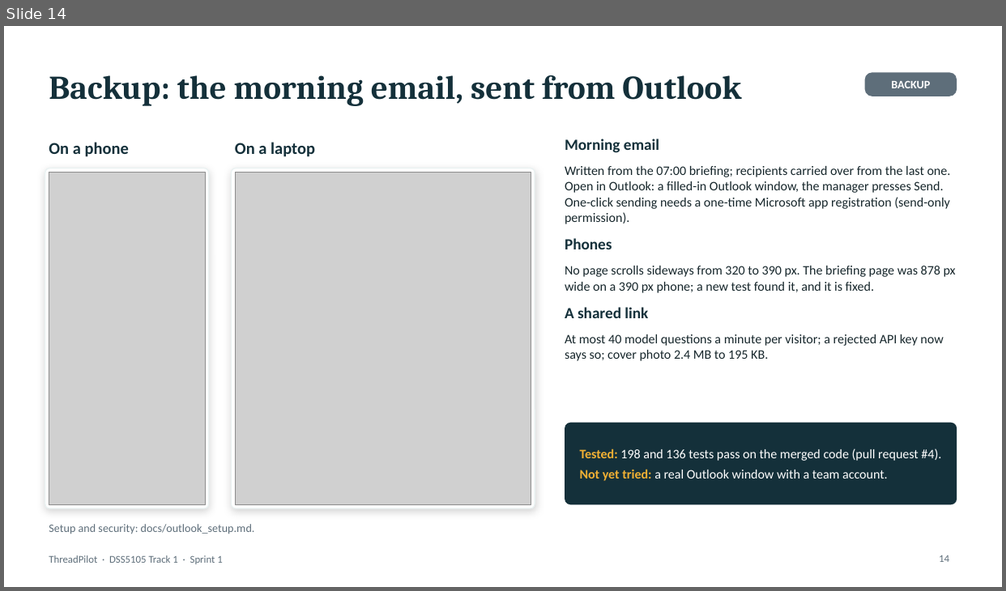
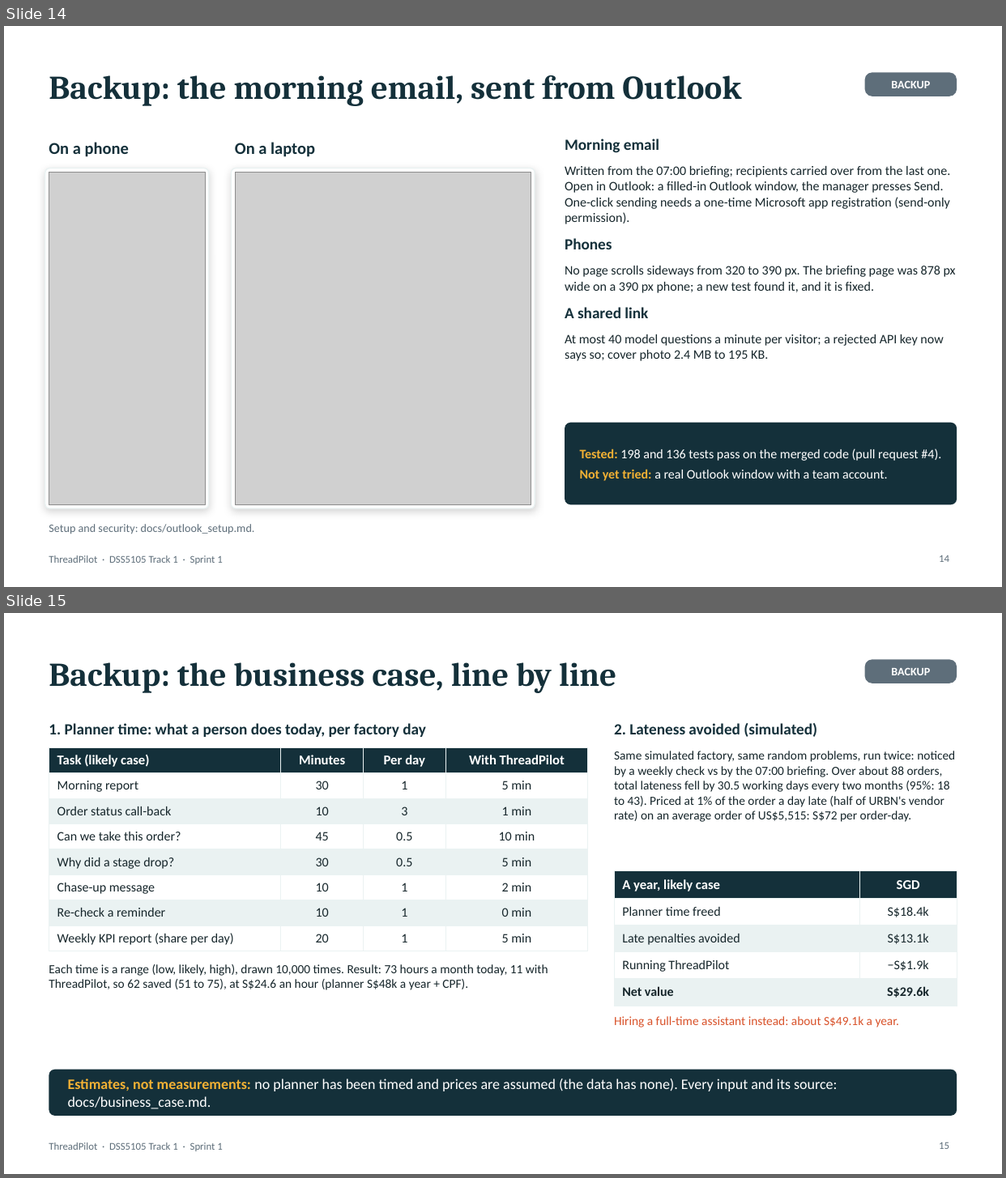
Before and after one commit to footoonming/DSS5105_fork, a slide deck: threadpilot/docs/presentation/Presentation_GroupNN_Sprint1.pptx. Shown one above the other, each under a label of ours: slide 14 before the commit, slides 14 and 15 after it. The pictures are 1006x591 and 1006x1178 pixels, drawn with LibreOffice and Linux fonts; fonts in the diff are those of the drawing; grey boxes stand for pictures. Boxes give left, top, right and bottom in pixels: in the first picture for what was removed or moved away, otherwise in the second. Text is boxed around its words. In the diff, an @@ line names an element or a change of style, - is before the commit and + after.

```diff
--- a/threadpilot/docs/presentation/Presentation_GroupNN_Sprint1.pptx
+++ b/threadpilot/docs/presentation/Presentation_GroupNN_Sprint1.pptx
@@ slide 15 added at (4, 613, 1002, 1174), background #FFFFFF; not listed: 1 template element that a slide beside it also shows @@
@@ rounded rectangle added at (865, 659, 957, 683), fill #5E6E7A, 11 pt, text #FFFFFF, bold @@
+BACKUP
@@ title added at (49, 662, 616, 693), 32 pt, text #14303A, bold @@
+Backup: the business case, line by line
@@ text added at (49, 723, 426, 737), 15 pt, text #14303A, bold @@
+1. Planner time: what a person does today, per factory day
@@ text added at (614, 723, 817, 737), 15 pt, text #14303A, bold @@
+2. Lateness avoided (simulated)
@@ table added at (49, 747, 588, 948), 8 rows, 4 columns @@
+Task (likely case) | Minutes | Per day | With ThreadPilot
+Morning report | 30 | 1 | 5 min
+Order status call-back | 10 | 3 | 1 min
+Can we take this order? | 45 | 0.5 | 10 min
+Why did a stage drop? | 30 | 0.5 | 5 min
+Chase-up message | 10 | 1 | 2 min
+Re-check a reminder | 10 | 1 | 0 min
+Weekly KPI report (share per day) | 20 | 1 | 5 min
@@ text added at (614, 751, 955, 822), 12 pt, text #16262B @@
+Same simulated factory, same random problems, run twice: noticed by a weekly check vs by the 07:00 briefing. Over about 88 orders, total lateness fell by 30.5 working days every two months (95%: 18 to 43). Priced at 1% of the order a day late (half of URBN's vendor rate) on an average order of US$5,515: S$72 per order-day.
@@ table added at (614, 871, 957, 1001), 5 rows, 2 columns @@
+A year, likely case | SGD
+Planner time freed | S$18.4k
+Late penalties avoided | S$13.1k
+Running ThreadPilot | −S$1.9k
+Net value | S$29.6k
@@ text added at (49, 965, 548, 990), 12 pt, text #16262B @@
+Each time is a range (low, likely, high), drawn 10,000 times. Result: 73 hours a month today, 11 with ThreadPilot, so 62 saved (51 to 75), at S$24.6 an hour (planner S$48k a year + CPF).
@@ text added at (614, 1016, 899, 1028), 12 pt, text #D9532B @@
+Hiring a full-time assistant instead: about S$49.1k a year.
@@ rounded rectangle added at (49, 1070, 957, 1116), fill #14303A @@
@@ text added at (68, 1079, 837, 1110), 14 pt, text #FFFFFF @@
+Estimates, not measurements: no planner has been timed and prices are assumed (the data has none). Every input and its source: docs/business_case.md.
@@ page number added at (939, 1143, 949, 1149), 10 pt, text #5E6E7A @@
+15
```
Also in this commit, not shown: 1 slide changed, 8 other files.
